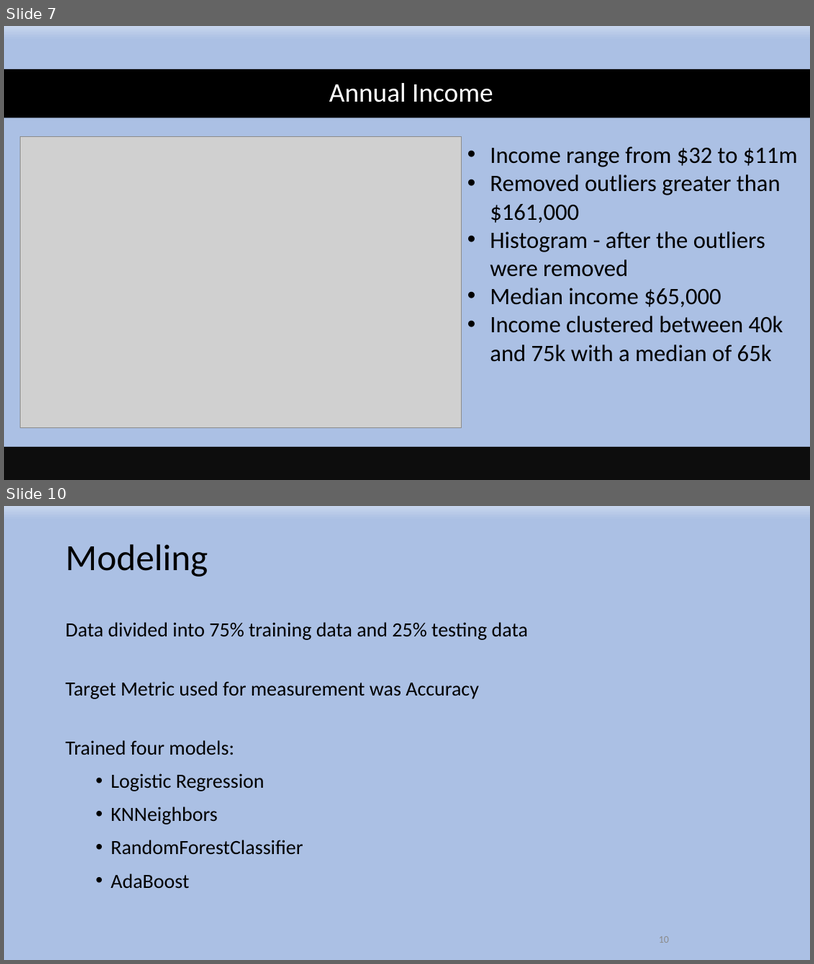
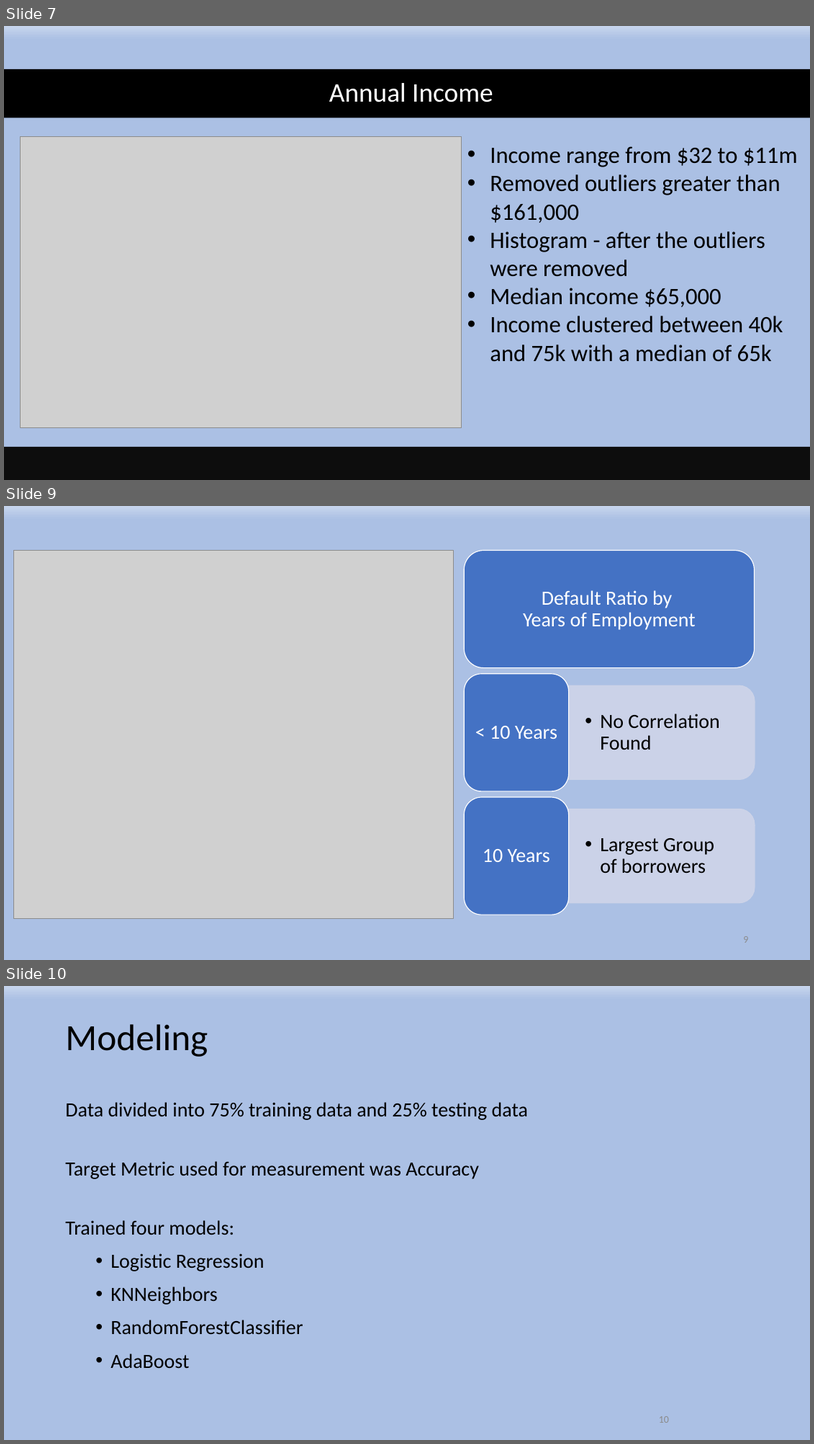
Before and after one commit to celesteshort/ml-lending-default, a slide deck: CapstonePresentationCS.pptx. Shown one above the other, each under a label of ours: slides 7 and 10 before the commit, slides 7, 9 and 10 after it; the slides between them are not shown. The pictures are 814x964 and 814x1444 pixels, drawn with LibreOffice and Linux fonts; fonts in the diff are those of the drawing; grey boxes stand for pictures; background and template pictures are left out. Boxes give left, top, right and bottom in pixels: in the first picture for what was removed or moved away, otherwise in the second. Text is boxed around its words. In the diff, an @@ line names an element or a change of style, - is before the commit and + after.

```diff
--- a/CapstonePresentationCS.pptx
+++ b/CapstonePresentationCS.pptx
@@ slide 9 added at [4,506,810,960], background gradient #ABC0E4 to #C7D5ED @@
@@ picture added at [13,550,454,918] @@
@@ group added at [464,550,755,914]: 5 texts, 3 rounded rectangles, 2 round same rects @@
+Default Ratio by
+Years of Employment
+  • No Correlation Found
+< 10 Years
+  • Largest Group of borrowers
+10 Years
@@ page number added at [743,936,748,942], 12 pt, text #8C8C8C @@
+9
```
Also in this commit, not shown: 5 slides changed, 1 slide removed, 1 other file.
